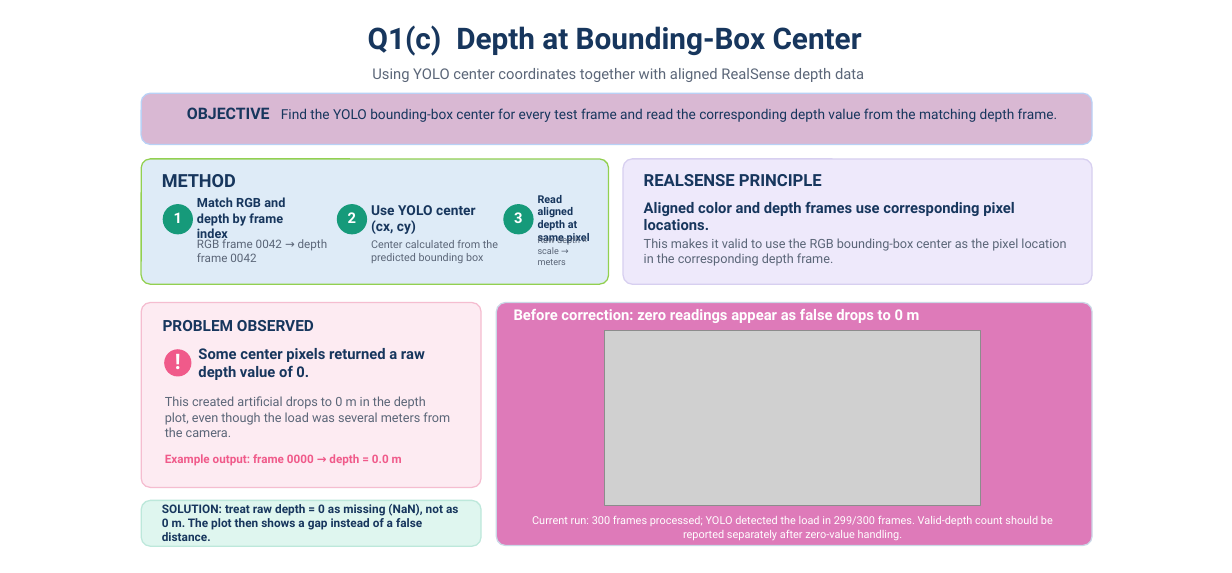
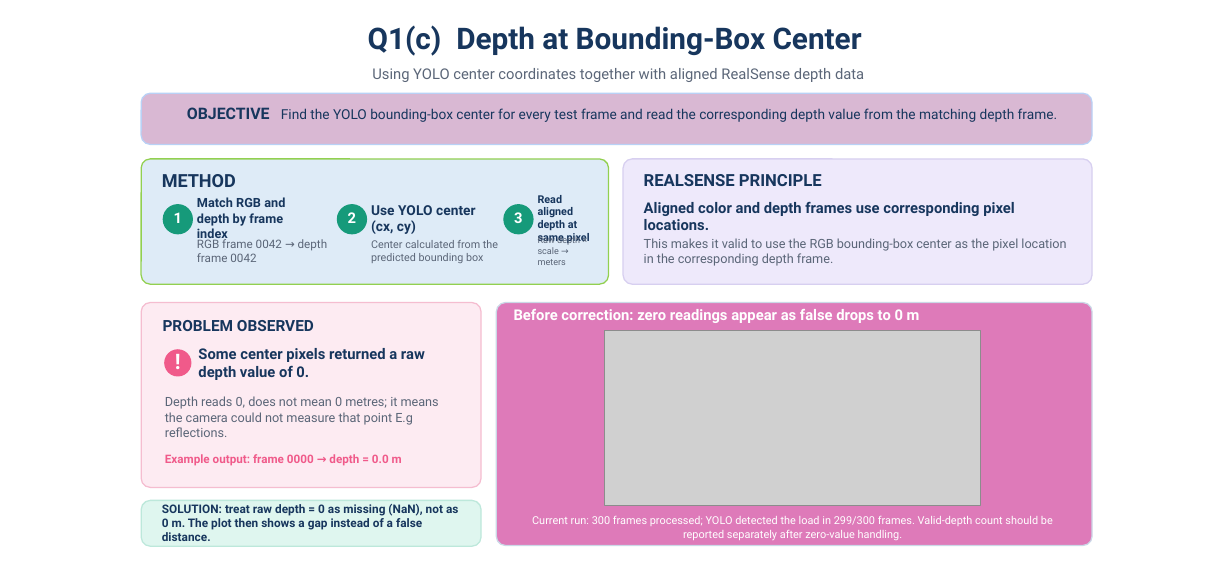
Before and after one commit to hedheddaw-stack/MAS512_Group9, a slide deck: slide 5 of MAS512_assignment1_gr9.pptx. Drawn at 1232x573 pixels with LibreOffice and Linux fonts; fonts in the diff are those of the drawing; grey boxes stand for pictures. Boxes give left, top, right and bottom in pixels: in the first picture for what was removed or moved away, otherwise in the second. Text is boxed around its words. In the diff, an @@ line names an element or a change of style, - is before the commit and + after.

```diff
--- a/MAS512_assignment1_gr9.pptx
+++ b/MAS512_assignment1_gr9.pptx
@@ text at (165, 396, 439, 437): text changed @@
-This created artificial drops to 0 m in the depth plot, even though the load was several meters from the camera.
+Depth reads 0, does not mean 0 metres; it means the camera could not measure that point E.g reflections.
```
Also in this commit, not shown: 8 other slides changed.
